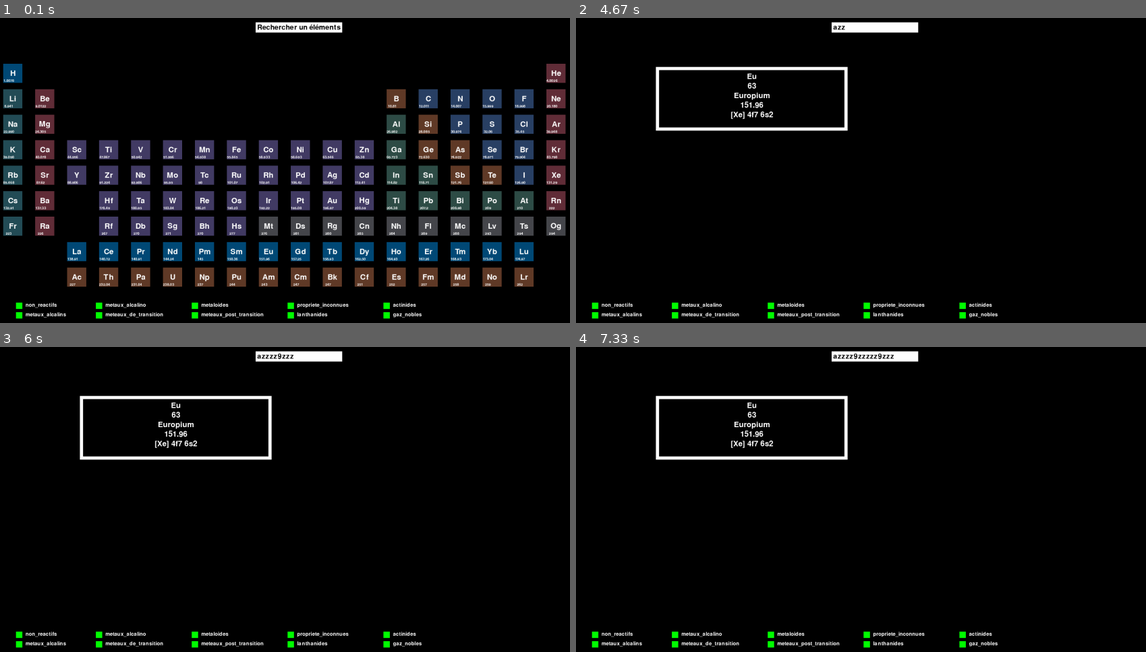
Above: before the commit, frames 1-4 (two rows, left to right).
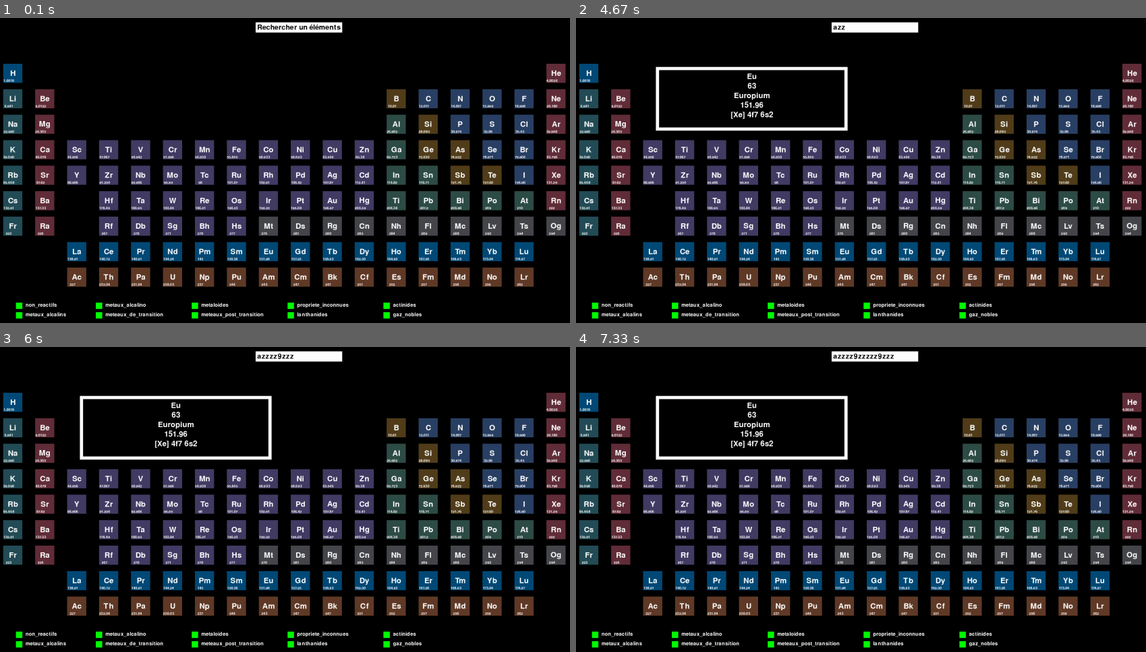
Above: after the commit, the same moments.

Repository: Dwikso/Pygame-Chimie
Game: pygame game, started from init.py
The game is run twice, just before and just after one commit, with the same random seed, the same clock (stepped at 60 frames per second) and the same inputs.
Inputs (mouse positions are in pixels of both pictures, inside the frame that each line leads up to):
- Up to frame 1 (0.1 s): no input
- Up to frame 2 (4.67 s): click (690, 249) at 1.48 s; click (849, 258) at 2.92 s; tap A at 3.7 s; tap Z at 4.03, 4.43 s; hold Enter from 4.37 s (still down)
- Up to frame 3 (6 s): tap Z at 4.73, 4.93, 5.23, 5.43, 5.77 s; release Enter at 4.83 s; tap 9 at 5.02 s
- Up to frame 4 (7.33 s): tap Z at 6.07, 6.27, 6.57, 6.83, 7.17 s; tap 9 at 6.35 s

The runs differ from the first frame. In frame 2, 26% of the frame differs, in the area x 0-100%, y 15-89%; in frame 3, 26%; in frame 4, 26%.

Commit message:
Finition du tableau. le tableau c'est ciao!

Diff:
--- a/bar.py
+++ /dev/null
@@ -1,58 +0,0 @@
-import pygame
-import sys
-
-pygame.init()
-
-# Paramètres de la fenêtre
-largeur, hauteur = 800, 600
-fenetre = pygame.display.set_mode((largeur, hauteur))
-pygame.display.set_caption("Barre de recherche Pygame")
-
-# Couleurs
-BLANC = (255, 255, 255)
-NOIR = (0, 0, 0)
-
-# Police
-font = pygame.font.Font(None, 36)
-
-def barre_de_recherche():
-    input_rect = pygame.Rect(200, 300, 140, 32)
-    texte = "Recherche..."
-    texte_surface = font.render(texte, True, NOIR)
-    active = False
-
-    while True:
-        for event in pygame.event.get():
-            if event.type == pygame.QUIT:
-                pygame.quit()
-                sys.exit()
-            elif event.type == pygame.MOUSEBUTTONDOWN:
-                mouse_x, mouse_y = event.pos
-                active = input_rect.x < mouse_x < input_rect.x + input_rect.width and \
-                         input_rect.y < mouse_y < input_rect.y + input_rect.height
-                if active:
-                    texte = ""  # Efface le texte lorsque la barre de recherche devient active
-            elif event.type == pygame.KEYDOWN:
-                if active:
-                    if event.key == pygame.K_RETURN:
-                        return texte
-                    elif event.key == pygame.K_BACKSPACE:
-                        texte = texte[:-1]
-                    else:
-                        texte += event.unicode
-
-        # Mise à jour de l'affichage
-        fenetre.fill(BLANC)
-
-        # Dessiner la barre de recherche
-        pygame.draw.rect(fenetre, NOIR, input_rect, 2)
-        texte_surface = font.render(texte, True, NOIR)
-        width = max(200, texte_surface.get_width()+10)
-        input_rect.w = width
-        fenetre.blit(texte_surface, (input_rect.x+5, input_rect.y+5))
-
-        pygame.display.flip()
-
-# Utilisation de la fonction
-resultat_recherche = barre_de_recherche()
-print("Résultat de la recherche:", resultat_recherche)
--- a/init.py
+++ b/init.py
@@ -30,7 +30,7 @@
 
 search_rect = pygame.Rect(800, 20, 140, 32)
 search_color = pygame.Color('white')
-search_active = False
+active = False
 
 #CheckBox
 checked = False
@@ -201,7 +201,7 @@
     (10, 7): ["Tb", "65", "Terbium", "158.93", "[Xe] 4f9 6s2"],
     (11, 7): ["Dy", "66", "Dysprosium", "162.50", "[Xe] 4f10 6s2"],
     (12, 7): ["Ho", "67", "Holmium", "164.93", "[Xe] 4f14 6s2"],
-    (13, 7): ["Er", "68", "Erbium", "167.26", "[Xe] 4f12 6s²"],
+    (13, 7): ["Er", "68", "Erbium", "167.26", "[Xe] 4f12 6s2"],
     (14, 7): ["Tm", "69", "Thulium", "168.93", "[Xe] 4f13 6s2"],
     (15, 7): ["Yb", "70", "Ytterbium", "173.04", "[Xe] 4f14 6s2"],
     (16, 7): ["Lu", "71", "Lutécium", "174.97", "[Xe] 4f14 5d1 6s2"],
@@ -227,12 +227,12 @@
 def dessine_tableau():
     for i in range(18):
         for j in range(9):
-            if i in [1,2,3,4,5,6,7,8,9,10,11,12,13,14,15,16] and j in [0]:
-                pygame.draw.rect(screen, black,(10 + i * 100, 150 + j * 80, 60, 60))
-            elif i in [0] and j in [0] or i in [2,3,4,5,6,7,8,9,10,11,12,13,14,15,16] and j in [7] :
+            #if i in [1,2,3,4,5,6,7,8,9,10,11,12,13,14,15,16] and j in [0]:
+                #pygame.draw.rect(screen, black,(10 + i * 100, 150 + j * 80, 60, 60))
+            if i in [0] and j in [0] or i in [2,3,4,5,6,7,8,9,10,11,12,13,14,15,16] and j in [7] :
                 pygame.draw.rect(screen, bleu_cobalt, (10 + i * 100, 150 + j * 80, 60, 60))
-            elif i in [2,3,4,5,6,7,8,9,10,11] and j in [0,1,2] or i in [0,1,17] and j in [7,8]:
-                pygame.draw.rect(screen, black, (10 + i * 100, 150 + j * 80, 60, 60))
+            #elif i in [2,3,4,5,6,7,8,9,10,11] and j in [0,1,2] or i in [0,1,17] and j in [7,8]:
+                #pygame.draw.rect(screen, black, (10 + i * 100, 150 + j * 80, 60, 60))
             elif i in [13,14,15,16] and j in [1] or i in [14,15,16] and j in [2] or i in [15,16] and j in [3] or i in [16] and j in [4]:
                 pygame.draw.rect(screen, bleu_acier, (10 + i * 100, 150 + j * 80, 60, 60))
             elif i in [0] and j in [1,2,3,4,5,6]:
@@ -241,13 +241,15 @@
                 pygame.draw.rect(screen, bourgogne, (10 + i * 100, 150 + j * 80, 60, 60))
             elif i in [2,3,4,5,6,7,8,9,10,11] and j in [3,4] or  i in [3,4,5,6,7,8,9,10,11] and j in [5] or  i in [3,4,5,6,7] and j in [6]:
                 pygame.draw.rect(screen, purple, (10 + i * 100, 150 + j * 80, 60, 60))
-            elif i in [2] and j in [5,6]:
-                pygame.draw.rect(screen, black, (10 + i * 100, 150 + j * 80, 60, 60))
+            #elif i in [2] and j in [5,6]:
+                #pygame.draw.rect(screen, black, (10 + i * 100, 150 + j * 80, 60, 60))
             elif i in [7,8,9,10,11,12,13,14,15,16,17] and j in [6]:
                 pygame.draw.rect(screen, gris_ardois, (10 + i * 100, 150 + j * 80, 60, 60))
             elif i in [12] and j in [2,3,4,5] or i in [13] and j in [4,5] or i in [13,14,15,16] and j in [5]:
                 pygame.draw.rect(screen, dark_green, (10 + i * 100, 150 + j * 80, 60, 60))
-            else:
+            elif i in [12] and j in [1] or i in [13] and j in [2] or i in [13,14] and j in [3] or i in [14,15] and j in [4]:
+                pygame.draw.rect(screen, marron_cafe, (10 + i * 100, 150 + j * 80, 60, 60))
+            elif i in [2,3,4,5,6,7,8,9,10,11,12,13,14,15,16] and j in [8] :
                 pygame.draw.rect(screen, marron_rougeatre, (10 + i * 100, 150 + j * 80, 60, 60))
 
 
@@ -395,21 +397,16 @@
 
 def dessine_checkbox(checked_pos, check_states):
     for i in range(len(checked_pos)):
-        (x,y) = checked_pos[i]
+        (x, y) = checked_pos[i]
+        pygame.draw.rect(screen, black, (x + 20 + 10, y, 200, 24))
+
         if check_states[i]:
-            pygame.draw.rect(screen, (0,255,0),(x,y,20,20))
-            affiche_masque_element(check_states)
+            pygame.draw.rect(screen, (0, 255, 0), (x, y, 20, 20))
         else:
-            pygame.draw.rect(screen, (255,0,0),(x,y,20,20))
-
-
-
+            pygame.draw.rect(screen, (255, 0, 0), (x, y, 20, 20))
 
         font = pygame.font.Font(None, 24)
-
-
         text = font.render(textes[i], True, white)
-
         screen.blit(text, (x + 20 + 10, y))
 
 def affiche_masque_element(check_states):
@@ -464,17 +461,10 @@
             screen.blit(text_surface, text_rect)
             screen.blit(text_surface_2, text_rect_2)
         else:
-            if screen.get_at((10 + coords[0] * 100 + 30, 150 + coords[1] * 80 + 30)) == black:
-                # Si la case est noire, ne pas exécuter le reste du code
-                continue
             pygame.draw.rect(screen, black, (10 + coords[0] * 100, 150 + coords[1] * 80, 60, 60))
 
 
-
-
 screen.fill(black)
-dessine_checkbox(checked_pos, check_states)
-dessine_tableau()
 
 
 run = True
@@ -488,6 +478,8 @@
                 (check_x, check_y) = checked_pos[i]
                 if check_x <= x <= check_x + 20 and check_y <= y <= check_y + 20:
                     check_states[i] = not check_states[i]
+
+
 
         if event.type == pygame.MOUSEMOTION:
             souris_pos = pygame.mouse.get_pos()
@@ -511,16 +503,16 @@
                         recherche_elm(search_text)
                 elif event.type == pygame.KEYDOWN and event.key == pygame.K_BACKSPACE:
                     search_text = search_text[:-1]
-                elif pygame.K_a <= event.key <= pygame.K_z or pygame.K_0 <= event.key <= pygame.K_9:
+                elif pygame.K_a <= event.key <= pygame.K_z or pygame.K_0 <= event.key <= pygame.K_9: # Vérifie si la touche pressée est une lettre de l'alphabet (a à z) ou un chiffre (0 à 9)
                     search_text += event.unicode
 
 
-
-
     #Proprieter Tableau
+
     dessine_search_bar()
-
-
+    dessine_tableau()
+    dessine_checkbox(checked_pos, check_states)
+    affiche_masque_element(check_states)
 
     #affiche_rect()
     pygame.display.update()
